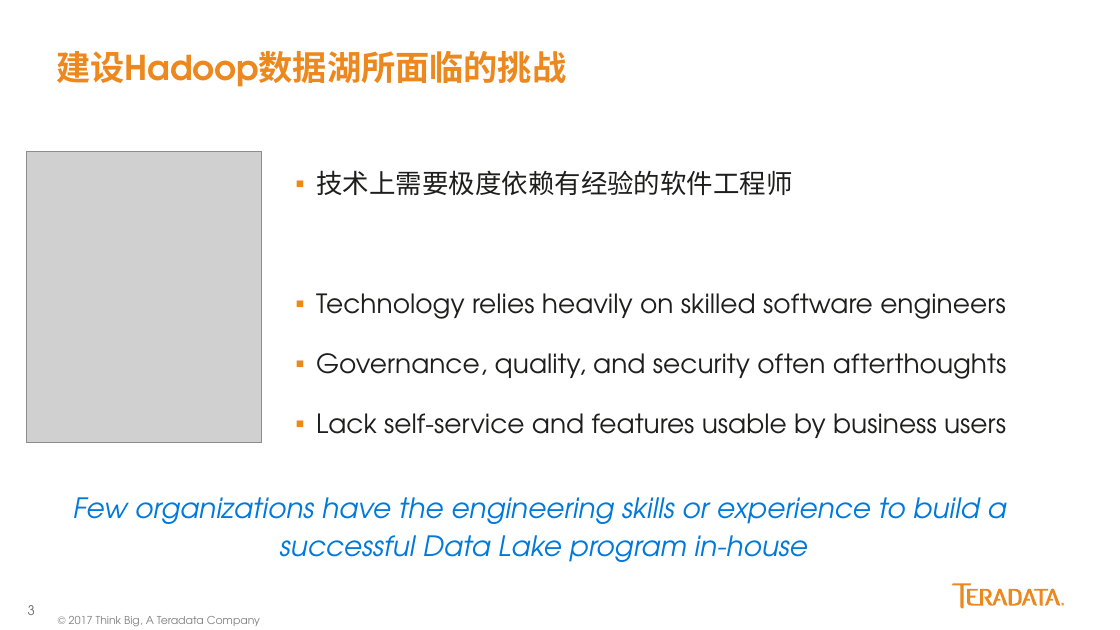
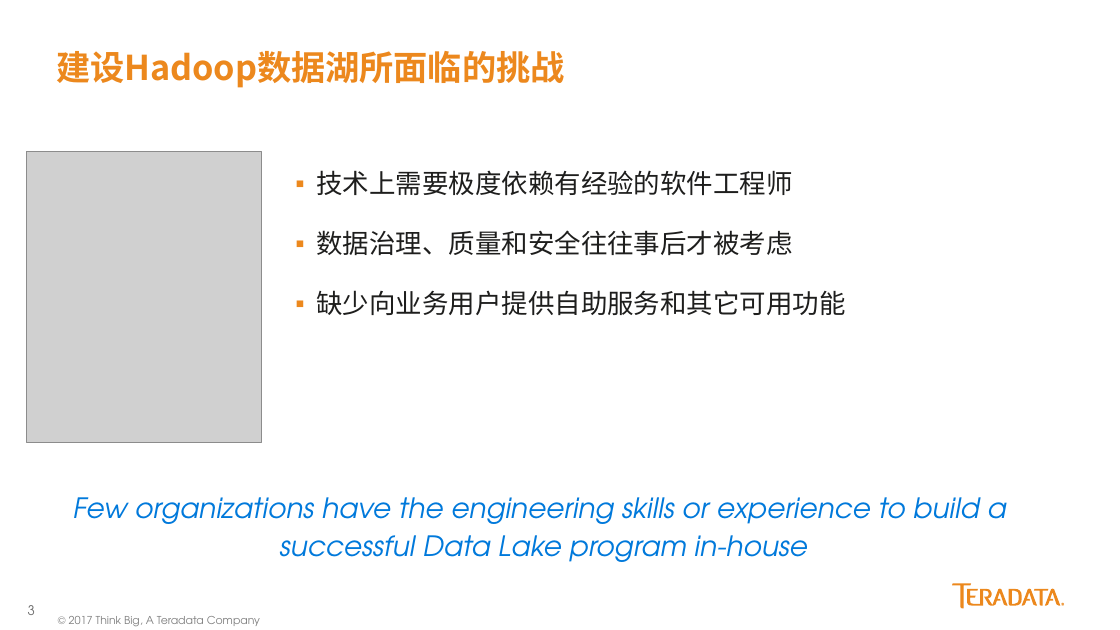
Before and after one commit to yaoran2000/MyTeradata, a slide deck: slide 3 of slides/Kylo配置与使用.pptx. Drawn at 1120x630 pixels with LibreOffice and Linux fonts; fonts in the diff are those of the drawing; grey boxes stand for pictures. Boxes give left, top, right and bottom in pixels: in the first picture for what was removed or moved away, otherwise in the second. Text is boxed around its words. In the diff, an @@ line names an element or a change of style, - is before the commit and + after.

```diff
--- a/slides/Kylo配置与使用.pptx
+++ b/slides/Kylo配置与使用.pptx
@@ title "建设Hadoop数据湖所面临的挑战" at box(56, 51, 565, 88): font TeX Gyre Adventor to Noto Sans CJK SC @@
@@ text at box(316, 230, 846, 315): text changed; font TeX Gyre Adventor to Noto Sans CJK SC @@
-▪ Technology relies heavily on skilled software engineers
-▪ Governance, quality, and security often afterthoughts
-▪ Lack self-service and features usable by business users
+▪ 数据治理、质量和安全往往事后才被考虑
+▪ 缺少向业务用户提供自助服务和其它可用功能
```
Also in this commit, not shown: 6 other slides changed, 1 slide added, 2 slides removed.
